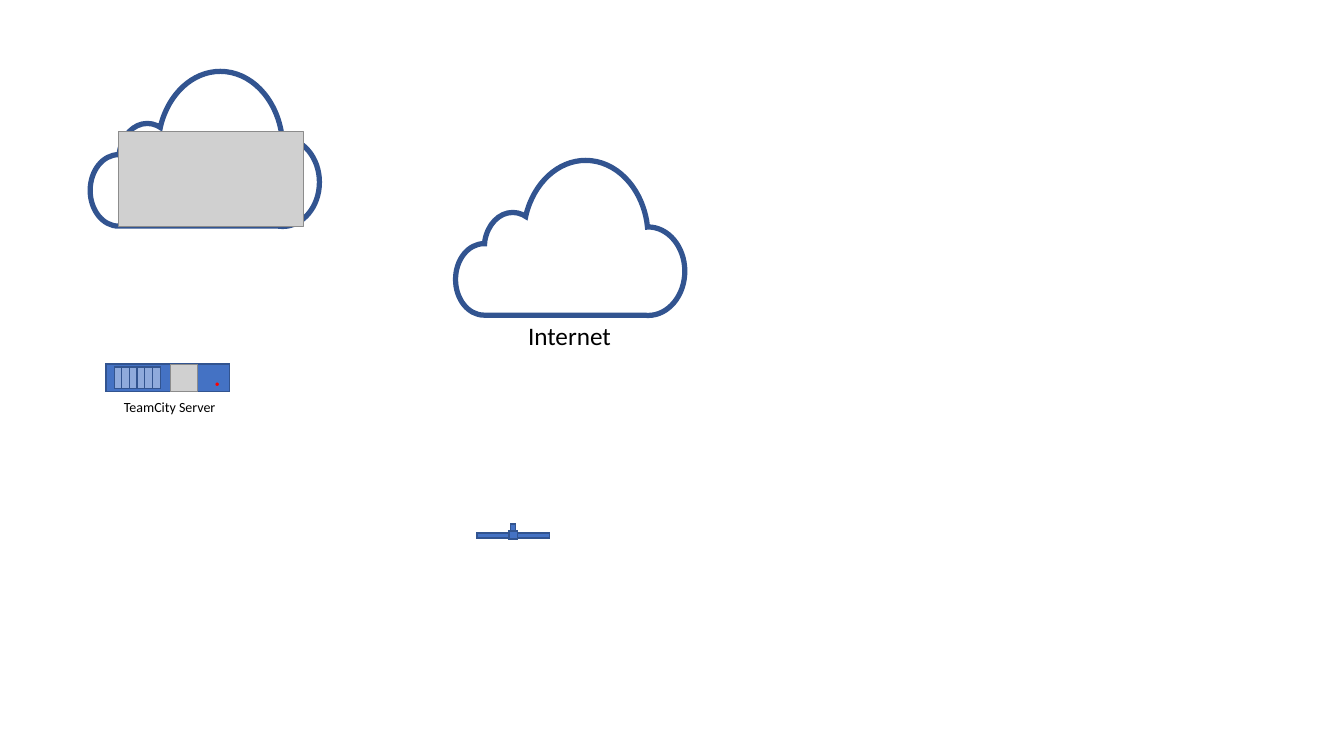
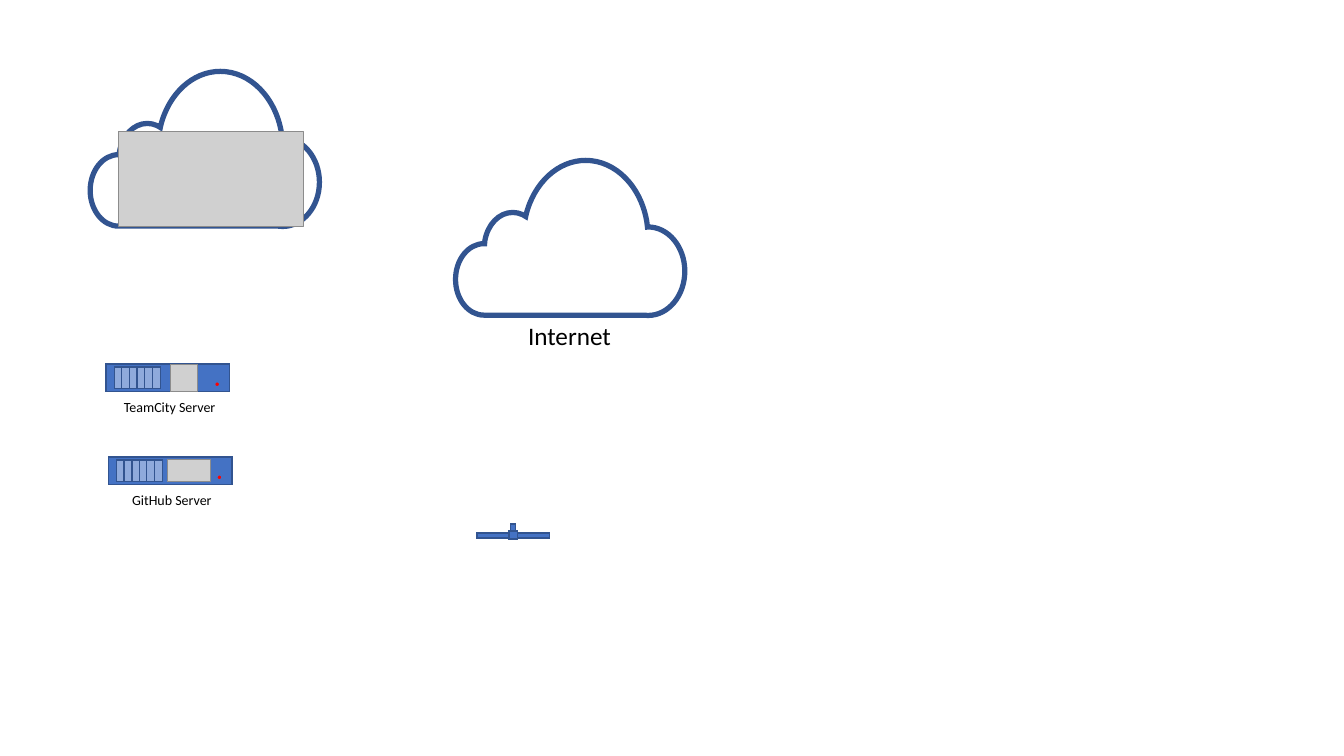
Before and after one commit to t3knoid/PowerPointTemplates, a slide deck: slide 2 of Network Shapes.pptx. Drawn at 1344x756 pixels with LibreOffice and Linux fonts; fonts in the diff are those of the drawing; grey boxes stand for pictures. Boxes give left, top, right and bottom in pixels: in the first picture for what was removed or moved away, otherwise in the second. Text is boxed around its words. In the diff, an @@ line names an element or a change of style, - is before the commit and + after.

```diff
--- a/Network Shapes.pptx
+++ b/Network Shapes.pptx
@@ picture added at (167,459,211,482) @@
@@ group added at (108,457,232,485): 7 rectangles, 1 ellipse @@
@@ text added at (132,495,211,505), 10 pt, text #000000 @@
+GitHub Server
```
Also in this commit, not shown: 1 slide added.
